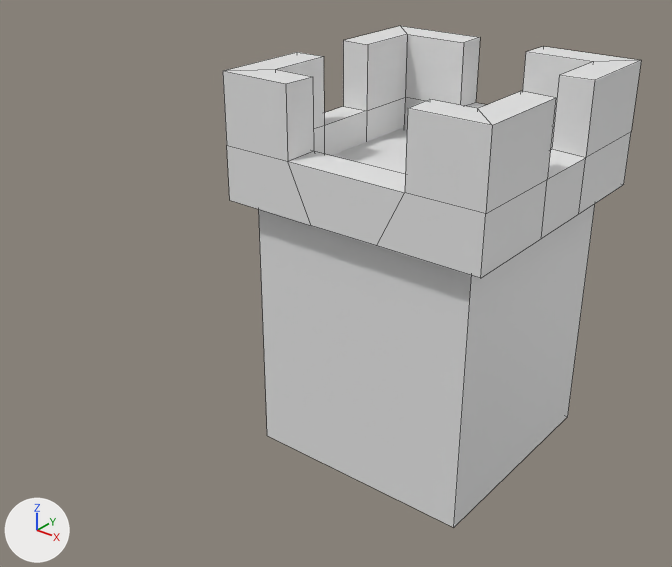
An edit to the FBX model CastleDisaster/Assets/Meshes/tower_blank.fbx, drawn before and after from the same camera.
The view is the same before and after, from a camera (50 mm lens) standing at (0.1226, -0.1281, 0.1241) and looking at (0.012, 0.0101, 0.0384). Every picture has the same lights, and +X, +Y and +Z are marked at lower left. Mesh edges are drawn as thin lines. Materials are left out; every surface is plain grey. Where no turn or scale is listed for an object, it has been applied to the vertices.

Before the edit, the objects in view are built like this:
```python
me_tower_blank = bpy.data.meshes.new('tower_blank')
me_tower_blank.from_pydata(...)  # 80 vertices, 66 faces; spans x -0.004..0.054, y -0.004..0.054, z 0.0..0.0835
# faces by material slot: [6, 60]
me_tower_blank.materials.append(mat_15___default)
me_tower_blank.materials.append(mat_02___default)
ob_tower_blank = bpy.data.objects.new('tower_blank', me_tower_blank)
ob_tower_blank.location = (0.0, 0.0, 0.0)
```
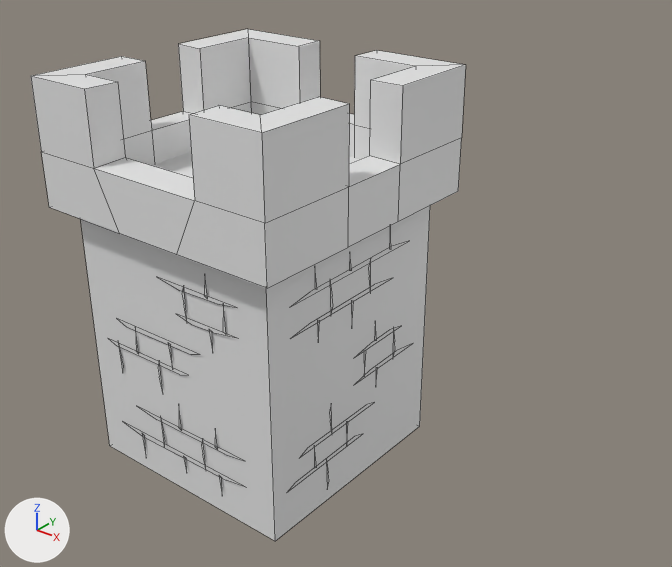
What the commit changed:
me_tower_blank is used by ob_tower_blank; location (0.0, 0.0, 0.0).
me_tower_blank had 80 vertices, 66 faces and spanned x -0.004..0.054, y -0.004..0.054, z 0.0..0.0835.
me_tower_blank now has 376 vertices, 150 faces and spans x -0.029..0.029, y -0.029..0.029, z 0.0..0.0835.
me_tower_blank part 1: the loose piece of 8 vertices spanning x 0.0..0.05, y 0.0..0.05, z 0.0..0.0621 is moved by (-0.025, -0.025, 0.0).
me_tower_blank part 2: the loose piece of 72 vertices spanning x -0.004..0.054, y -0.004..0.054, z 0.0575..0.0835 is moved by (-0.025, -0.025, 0.0).
me_tower_blank part 3: 296 vertices added at x -0.0255..0.0251, y -0.0253..0.0252, z 0.0028..0.0563.

Changed parts and their boxes (x1, y1, x2, y2) in the pictures (672 x 567 px; the box of a moved part takes in the faces that stretch with it):
'tower_blank', reshaped
    before: (223, 26, 641, 527)
    after: (31, 29, 466, 541)
part 1 of me_tower_blank, moved or reshaped
    before: (259, 128, 595, 527)
    after: (81, 152, 430, 541)
part 2 of me_tower_blank, moved or reshaped
    before: (223, 26, 641, 278)
    after: (31, 29, 466, 288)
part 3 of me_tower_blank, added
    after: (109, 226, 413, 491)
